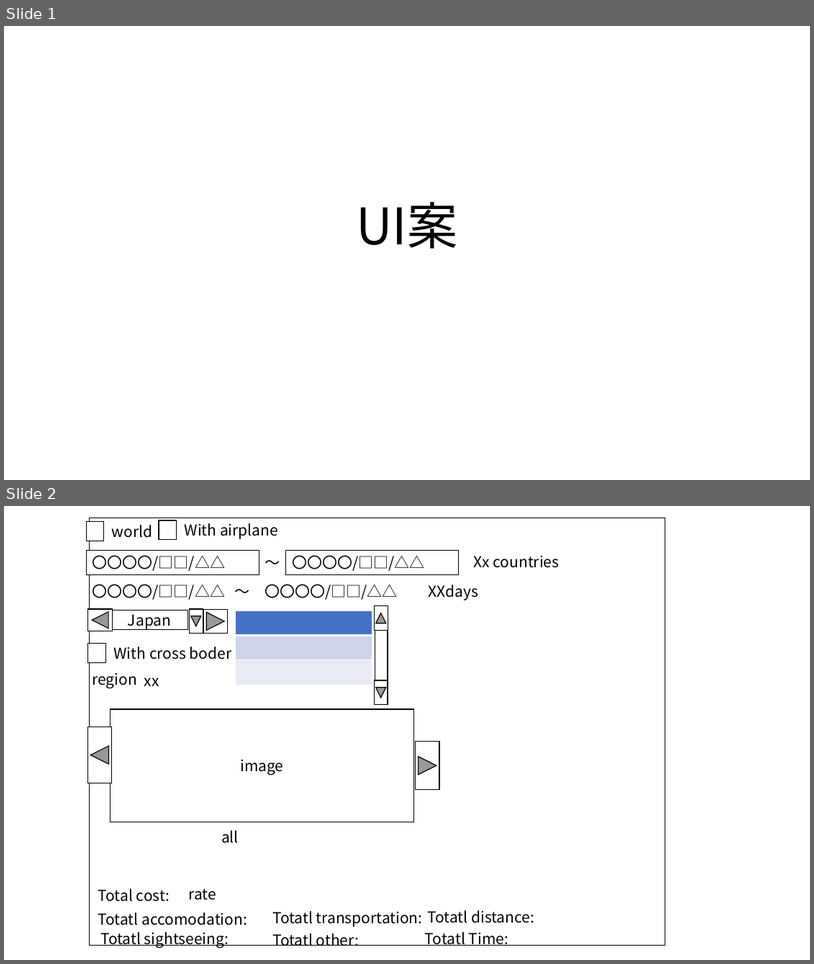
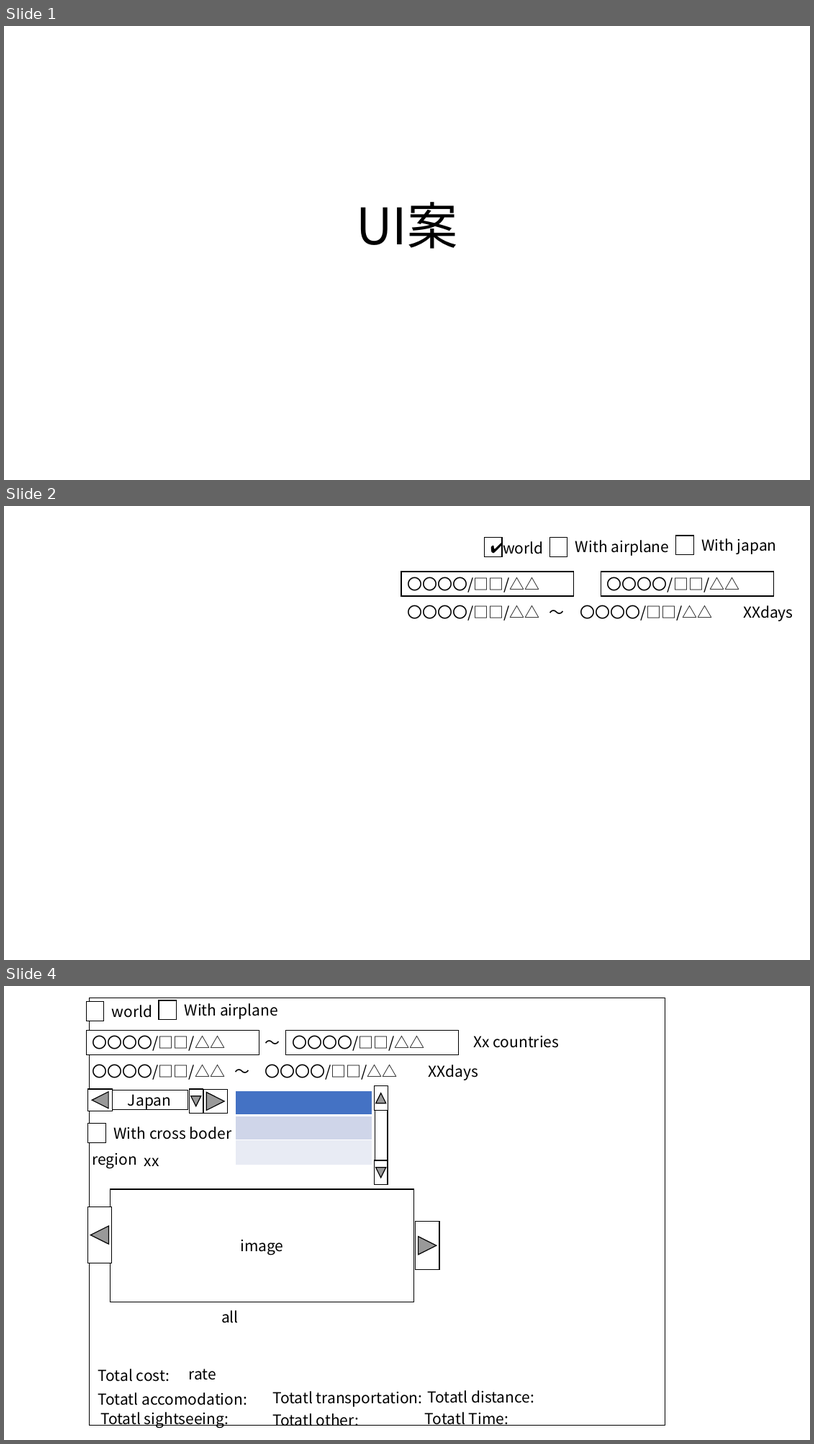
Before and after one commit to yomai-hiyashidewa/WorldTravelingLogger, a slide deck: models/UI.pptx. Shown one above the other, each under a label of ours: slides 1 and 2 before the commit, slides 1, 2 and 4 after it; the slides between them are not shown. The pictures are 814x964 and 814x1444 pixels, drawn with LibreOffice and Linux fonts; fonts in the diff are those of the drawing. Boxes give left, top, right and bottom in pixels: in the first picture for what was removed or moved away, otherwise in the second. Text is boxed around its words. In the diff, an @@ line names an element or a change of style, - is before the commit and + after.

```diff
--- a/models/UI.pptx
+++ b/models/UI.pptx
@@ slide 2 added at (x1=4, y1=506, x2=810, y2=960), background #FFFFFF @@
@@ rectangle added at (x1=485, y1=538, x2=502, y2=557), fill #FFFFFF, outline #000000 1 pt, 18 pt, text #000000 @@
+✔
@@ text added at (x1=503, y1=541, x2=544, y2=554), 18 pt, text #000000 @@
+world
@@ rectangle added at (x1=550, y1=538, x2=568, y2=557), fill #FFFFFF, outline #000000 1 pt @@
@@ text added at (x1=576, y1=540, x2=670, y2=556), 18 pt, text #000000 @@
+With airplane
@@ rectangle added at (x1=676, y1=536, x2=694, y2=555), fill #FFFFFF, outline #000000 1 pt @@
@@ text added at (x1=702, y1=538, x2=777, y2=554), 18 pt, text #000000 @@
+With japan
@@ rectangle added at (x1=401, y1=572, x2=574, y2=595), fill #FFFFFF, outline #000000 1 pt, 18 pt, text #000000 @@
+〇〇〇〇/□□/△△
@@ rectangle added at (x1=602, y1=572, x2=774, y2=595), fill #FFFFFF, outline #000000 1 pt, 18 pt, text #000000 @@
+〇〇〇〇/□□/△△
@@ group added at (x1=407, y1=600, x2=793, y2=624): 4 texts @@
+〇〇〇〇/□□/△△
+～
+〇〇〇〇/□□/△△
+XXdays
@@ what was slide 2 is now slide 4 @@
```
Also in this commit, not shown: 1 other slide added, 1 slide removed, 11 other files.
